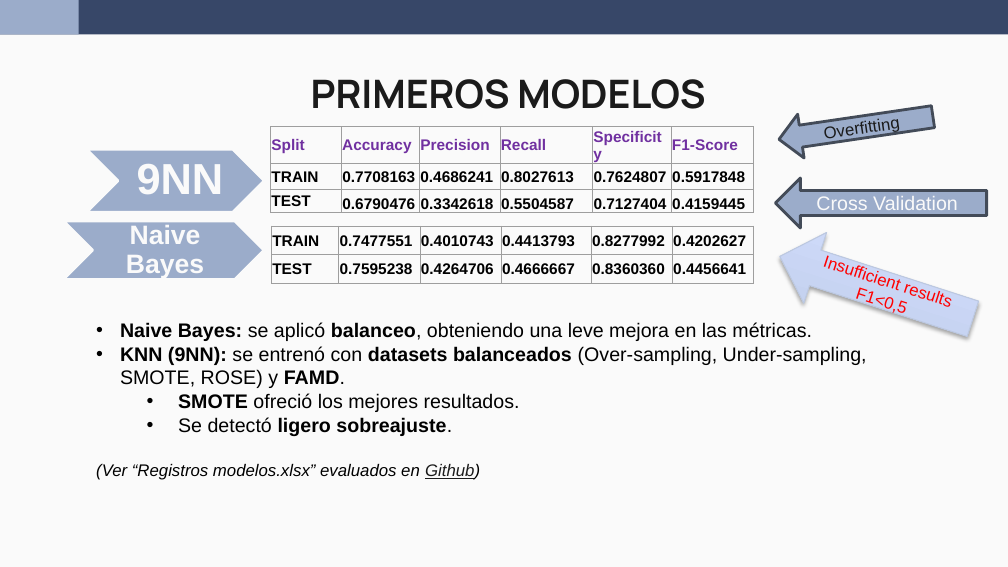
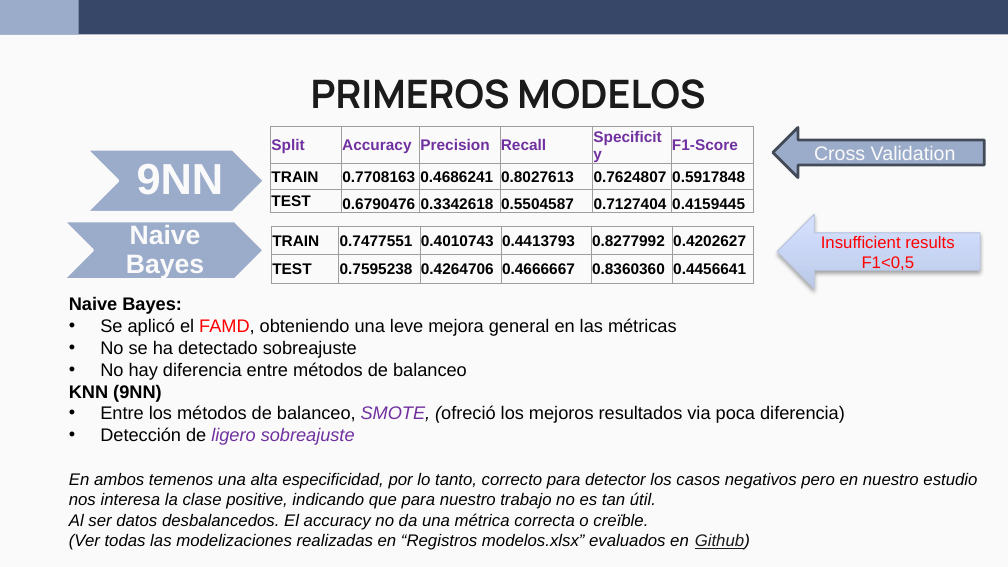
Before and after one commit to wen2111/Mineria, a slide deck: slide 14 of Entrega_1/0 - REPORTE/Reporte_Grupo5.pptx. Drawn at 1008x567 pixels with LibreOffice and Linux fonts; fonts in the diff are those of the drawing. Boxes give left, top, right and bottom in pixels: in the first picture for what was removed or moved away, otherwise in the second. Text is boxed around its words. In the diff, an @@ line names an element or a change of style, - is before the commit and + after.

```diff
--- a/Entrega_1/0 - REPORTE/Reporte_Grupo5.pptx
+++ b/Entrega_1/0 - REPORTE/Reporte_Grupo5.pptx
@@ left arrow removed at (776,95,936,161) @@
-Overfitting
@@ left arrow "Cross Validation": place and size @@
-left arrow "Cross Validation" at (775,178,987,229)
+left arrow "Cross Validation" at (773,127,985,177)
@@ left arrow "Insufficient results F1<0,5" at (777,215,980,289): rotation 17 to 0 degrees @@
@@ text at (69,296,977,550): text changed; size 14 to 12 pt; italic on @@
-• Naive Bayes: se aplicó balanceo, obteniendo una leve mejora en las métricas.
-• KNN (9NN): se entrenó con datasets balanceados (Over-sampling, Under-sampling, SMOTE, ROSE) y FAMD.
-  • SMOTE ofreció los mejores resultados.
-  • Se detectó ligero sobreajuste.
-(Ver “Registros modelos.xlsx” evaluados en Github)
+Naive Bayes:
+• Se aplicó el FAMD, obteniendo una leve mejora general en las métricas
+• No se ha detectado sobreajuste
+• No hay diferencia entre métodos de balanceo
+KNN (9NN)
+• Entre los métodos de balanceo, SMOTE, (ofreció los mejoros resultados via poca diferencia)
+• Detección de ligero sobreajuste
+En ambos temenos una alta especificidad, por lo tanto, correcto para detector los casos negativos pero en nuestro estudio nos interesa la clase positive, indicando que para nuestro trabajo no es tan útil.
+Al ser datos desbalancedos. El accuracy no da una métrica correcta o creïble.
+          (Ver todas las modelizaciones realizadas en “Registros modelos.xlsx” evaluados en Github)
```
Also in this commit, not shown: 5 other slides changed, 5 other files.
